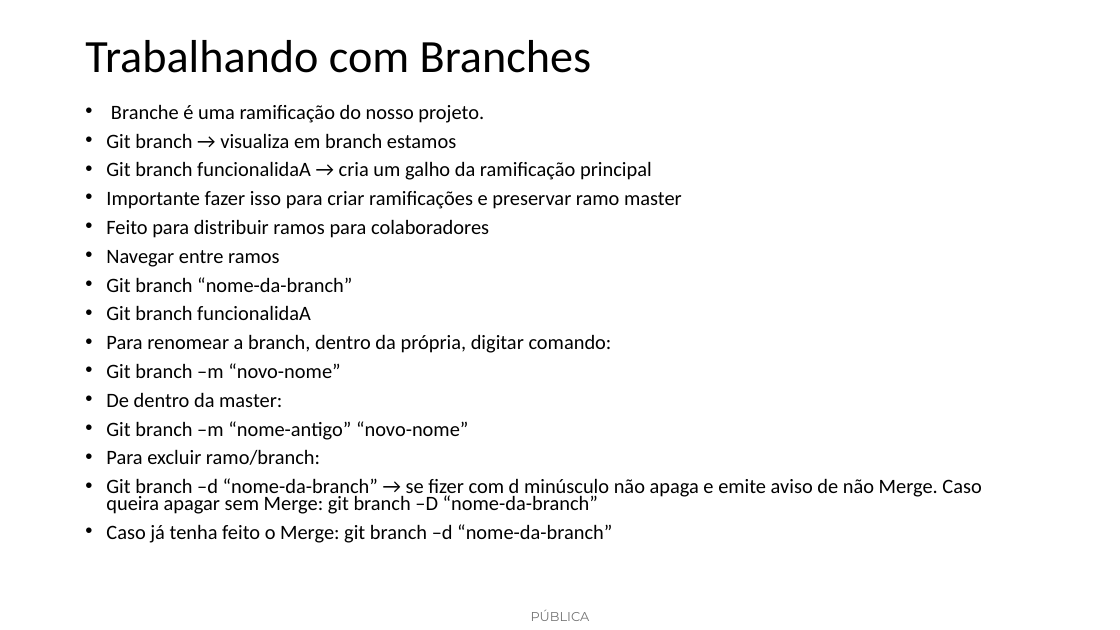
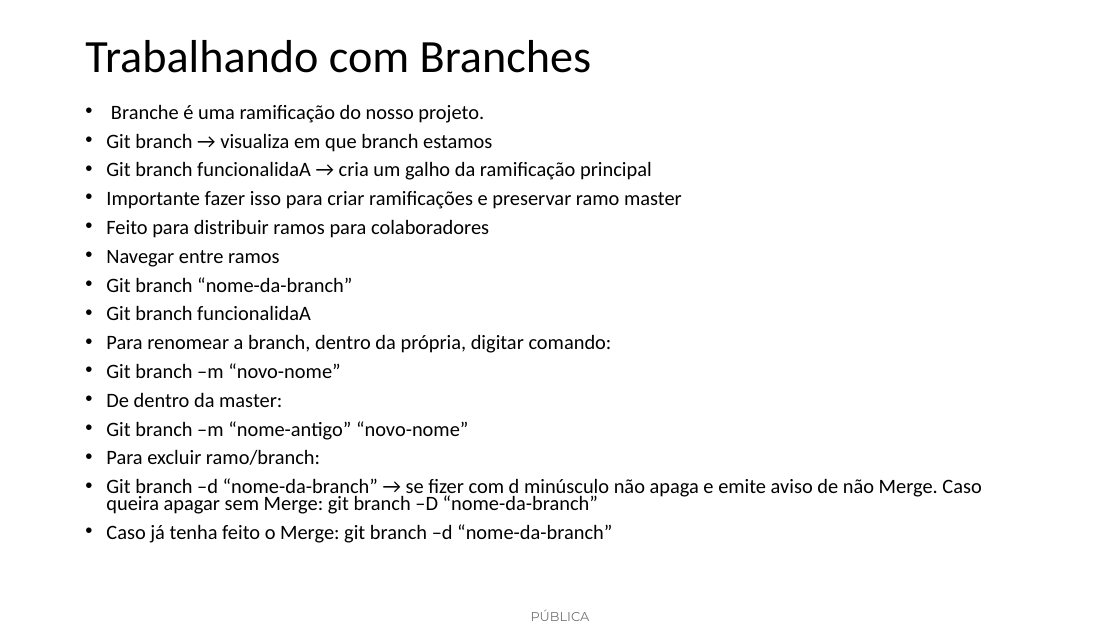
Before and after one commit to elvirmoraes-git/gitegithubdobasicoaoavancado, a slide deck: slide 38 of Curso_Git_e_GitHub.pptx. Drawn at 1120x630 pixels with LibreOffice and Linux fonts; fonts in the diff are those of the drawing. Boxes give left, top, right and bottom in pixels: in the first picture for what was removed or moved away, otherwise in the second. Text is boxed around its words. In the diff, an @@ line names an element or a change of style, - is before the commit and + after.

```diff
--- a/Curso_Git_e_GitHub.pptx
+++ b/Curso_Git_e_GitHub.pptx
@@ text at (106,133,492,152): text changed @@
-• Git branch → visualiza em branch estamos
+• Git branch → visualiza em que branch estamos
```
Also in this commit, not shown: 1 other slide changed, 1 other file.
